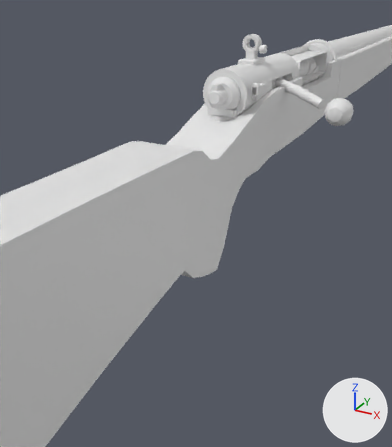
A saved change to the glTF model models/r700/r700.glb.
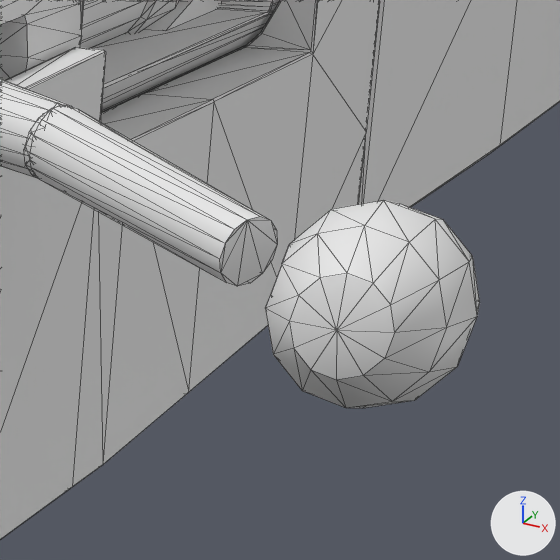
Old and new are each drawn from a 50 mm lens placed at (0.167, -0.344, 0.07), pointed at (-0.01, -0.023, -0.091) and again close up on the part from 74% to 93% of the width and 16% to 33% of the height. The lights are fixed; the arrows at lower right show +X, +Y and +Z. The older version's two pictures come first. The close-ups show mesh edges as thin lines. Where no turn or scale is listed for an object, it has been applied to the vertices. Vertices at exactly the same position are counted once.

Objects in the first close-up: 'base_1', 'base_2', 'base_38', 'base_4', 'base_46', 'base_47', 'base_49', 'handguard_27', 'stock_20'.
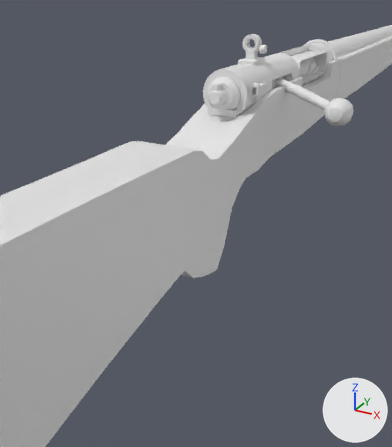
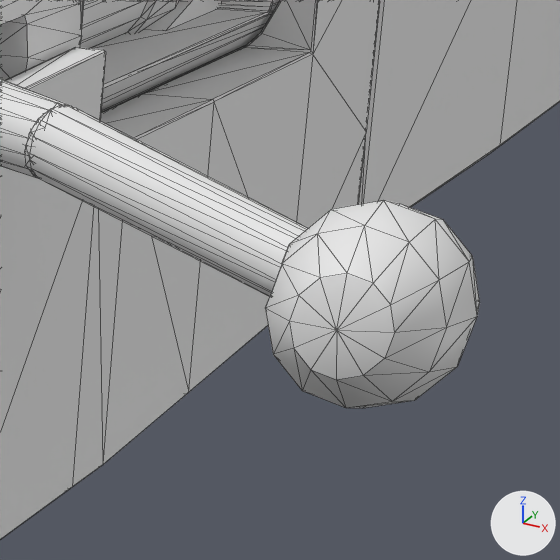
The edits, one by one:
me_tmp_047 is used by ob_base_47; location (0.0, 0.0, 0.0).
me_tmp_047 had 28 vertices, 52 faces and spanned x 0.0278..0.0579, y 0.044..0.0663, z -0.0135..-0.0001.
me_tmp_047 now has 28 vertices, 52 faces and spans x 0.028..0.0723, y 0.0369..0.0664, z -0.016..-0.0001.
me_tmp_047 part 1: 28 of 28 vertices moved; they spanned x 0.0278..0.0579, y 0.044..0.0663, z -0.0135..-0.0001 and now span x 0.028..0.0723, y 0.0369..0.0664, z -0.016..-0.0001; mean shift (0.0072, -0.0035, -0.0013).

Where the change shows, as pixel boxes (x1, y1, x2, y2) in the close-ups (560 x 560 px):
'base_47', reshaped
    before: (25, 105, 277, 286)
    after: (26, 104, 308, 296)
